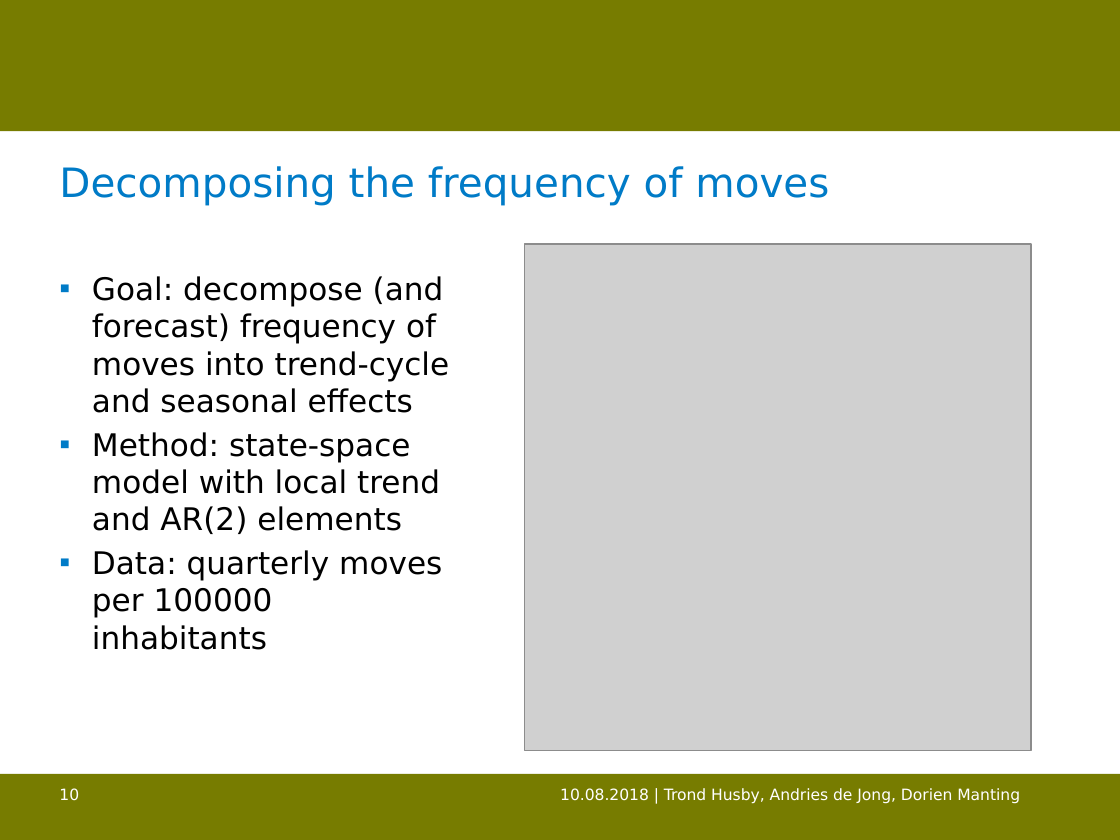
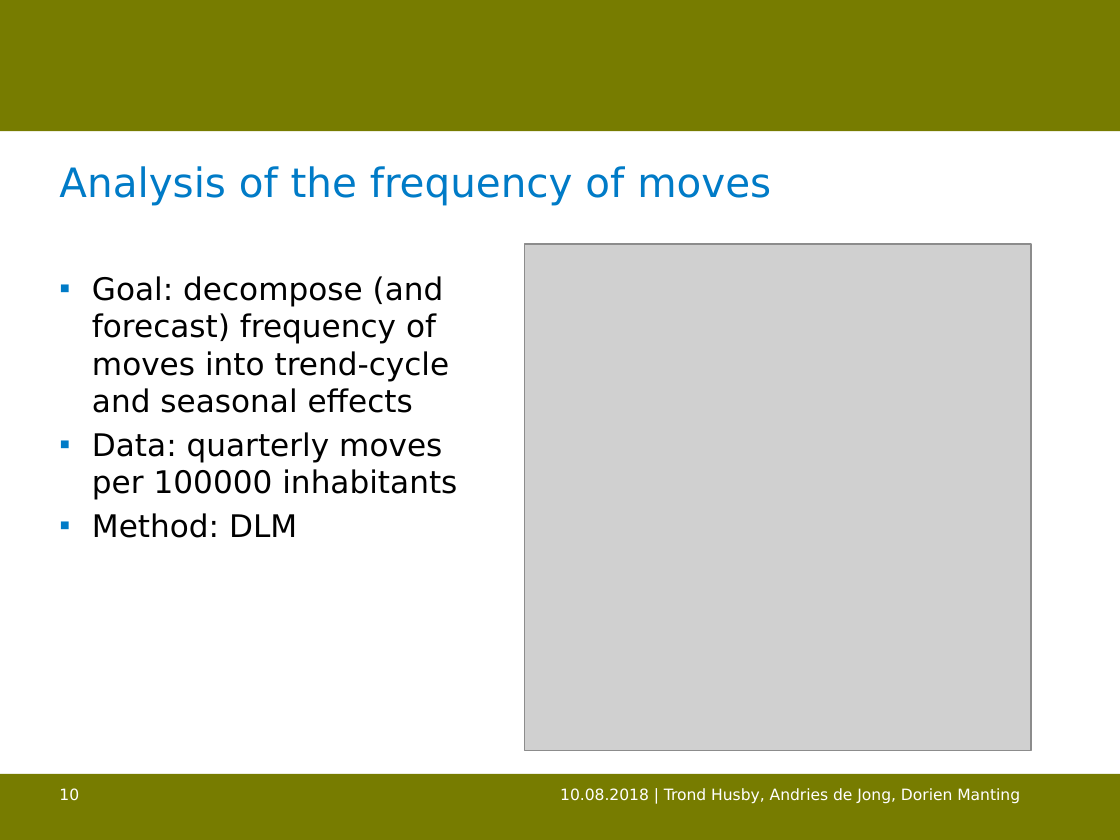
Before and after one commit to trondhusby/mobility_forecast, a slide deck: slide 10 of output/bsps-HUSBY.pptx. Drawn at 1120x840 pixels with LibreOffice and Linux fonts; fonts in the diff are those of the drawing; grey boxes stand for pictures; background and template pictures are left out. Boxes give left, top, right and bottom in pixels: in the first picture for what was removed or moved away, otherwise in the second. Text is boxed around its words. In the diff, an @@ line names an element or a change of style, - is before the commit and + after.

```diff
--- a/output/bsps-HUSBY.pptx
+++ b/output/bsps-HUSBY.pptx
@@ title at bbox=[59, 166, 771, 206]: text changed @@
-Decomposing the frequency of moves
+Analysis of the frequency of moves
@@ text at bbox=[92, 432, 440, 534]: paragraph removed @@
-▪ Method: state-space model with local trend and AR(2) elements
@@ text at bbox=[92, 513, 297, 538]: paragraph added @@
+▪ Method: DLM
```
Also in this commit, not shown: 6 other slides changed, 1 other file.
